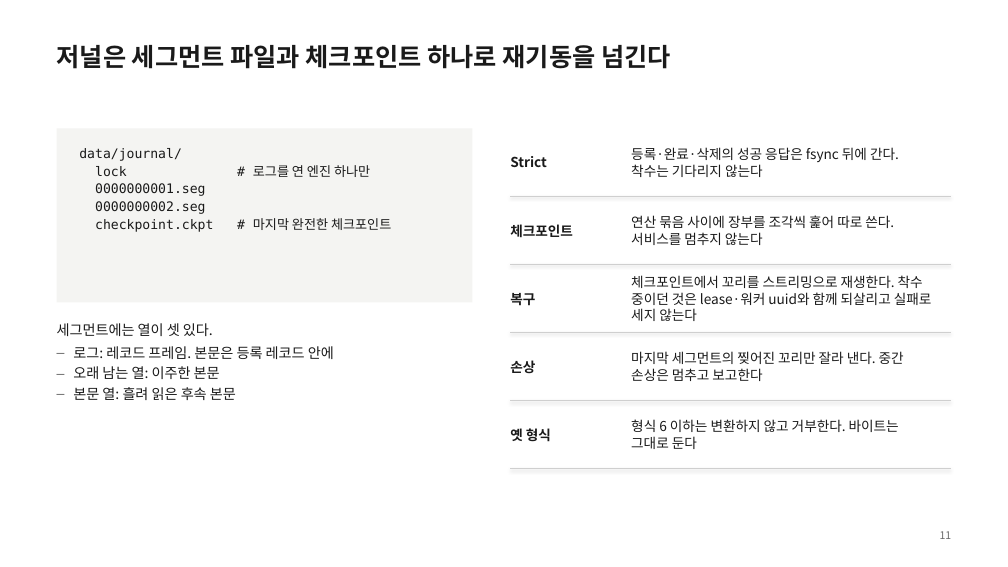
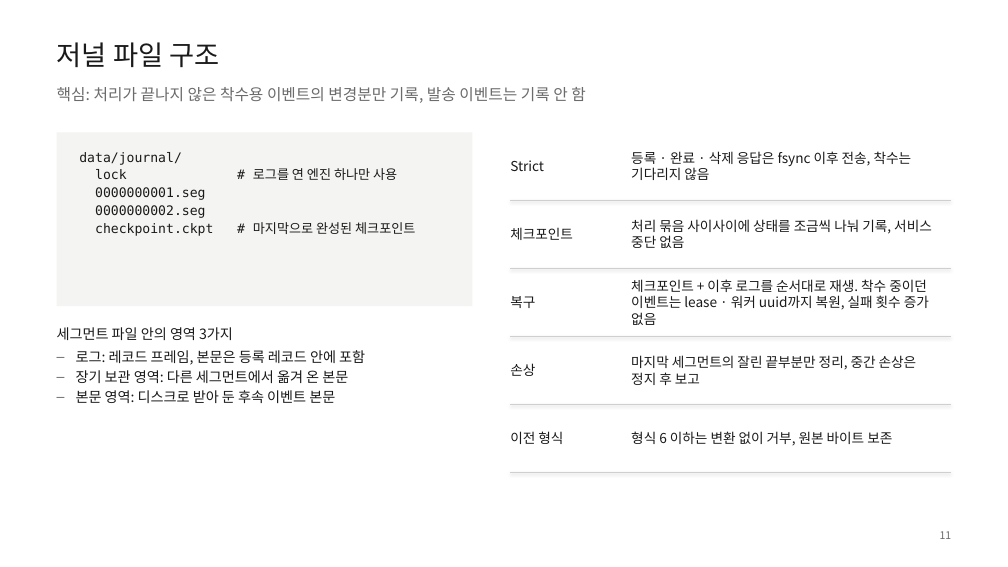
Before and after one commit to hikaMaeng/ruvent, a slide deck: slide 11 of docs/intro/ruvent-intro.pptx. Drawn at 1008x567 pixels with LibreOffice and Linux fonts; fonts in the diff are those of the drawing. Boxes give left, top, right and bottom in pixels: in the first picture for what was removed or moved away, otherwise in the second. Text is boxed around its words. In the diff, an @@ line names an element or a change of style, - is before the commit and + after.

```diff
--- a/docs/intro/ruvent-intro.pptx
+++ b/docs/intro/ruvent-intro.pptx
@@ text at [57, 42, 219, 67]: text changed; size 24 to 26 pt; bold off @@
-저널은 세그먼트 파일과 체크포인트 하나로 재기동을 넘긴다
+저널 파일 구조
@@ text added at [57, 87, 585, 103], 15 pt, text #6B6B6B @@
+핵심: 처리가 끝나지 않은 착수용 이벤트의 변경분만 기록, 발송 이벤트는 기록 안 함
@@ text in rectangle at [95, 168, 397, 180]: text changed @@
-lock # 로그를 연 엔진 하나만
+lock # 로그를 연 엔진 하나만 사용
@@ text at [631, 151, 912, 180]: text changed @@
-등록·완료·삭제의 성공 응답은 fsync 뒤에 간다. 착수는 기다리지 않는다
+등록 · 완료 · 삭제 응답은 fsync 이후 전송, 착수는 기다리지 않음
@@ text in rectangle at [253, 222, 415, 234]: text changed @@
-checkpoint.ckpt # 마지막 완전한 체크포인트
+checkpoint.ckpt # 마지막으로 완성된 체크포인트
@@ text at [631, 219, 932, 248]: text changed @@
-연산 묶음 사이에 장부를 조각씩 훑어 따로 쓴다. 서비스를 멈추지 않는다
+처리 묶음 사이사이에 상태를 조금씩 나눠 기록, 서비스 중단 없음
@@ text at [631, 279, 929, 325]: text changed @@
-체크포인트에서 꼬리를 스트리밍으로 재생한다. 착수 중이던 것은 lease·워커 uuid와 함께 되살리고 실패로 세지 않는다
+체크포인트 + 이후 로그를 순서대로 재생. 착수 중이던 이벤트는 lease · 워커 uuid까지 복원, 실패 횟수 증가 없음
@@ text at [57, 327, 365, 403]: text changed @@
-세그먼트에는 열이 셋 있다.
-– 로그: 레코드 프레임. 본문은 등록 레코드 안에
-– 오래 남는 열: 이주한 본문
-– 본문 열: 흘려 읽은 후속 본문
+세그먼트 파일 안의 영역 3가지
+– 로그: 레코드 프레임, 본문은 등록 레코드 안에 포함
+– 장기 보관 영역: 다른 세그먼트에서 옮겨 온 본문
+– 본문 영역: 디스크로 받아 둔 후속 이벤트 본문
@@ bold off in 4 elements at [510, 160, 544, 171], [510, 227, 573, 240], [510, 296, 535, 308], [510, 363, 535, 376] @@
@@ text at [631, 355, 917, 385]: text changed @@
-마지막 세그먼트의 찢어진 꼬리만 잘라 낸다. 중간 손상은 멈추고 보고한다
+마지막 세그먼트의 잘린 끝부분만 정리, 중간 손상은 정지 후 보고
@@ text at [510, 431, 563, 444]: text changed; bold off @@
-옛 형식
+이전 형식
@@ text at [631, 431, 892, 446]: text changed @@
-형식 6 이하는 변환하지 않고 거부한다. 바이트는 그대로 둔다
+형식 6 이하는 변환 없이 거부, 원본 바이트 보존
@@ 5 lines, 1 rectangle: place and size @@
-5 lines, 1 rectangle at [57, 129, 951, 469]
+5 lines, 1 rectangle at [57, 132, 951, 473]
```
Also in this commit, not shown: 17 other slides changed, 2 other files.
